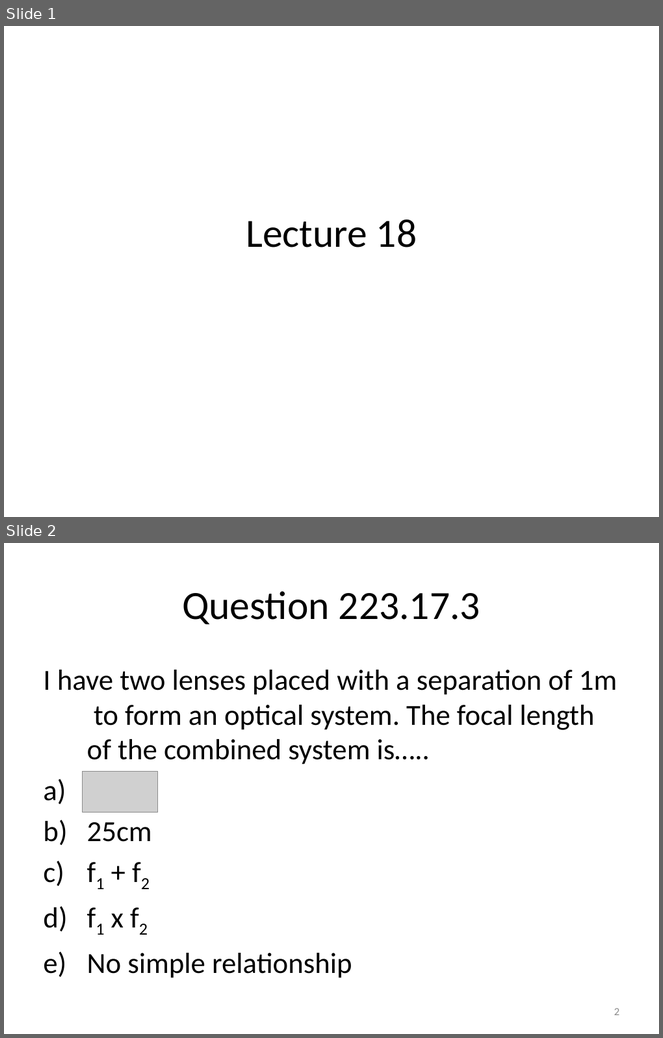
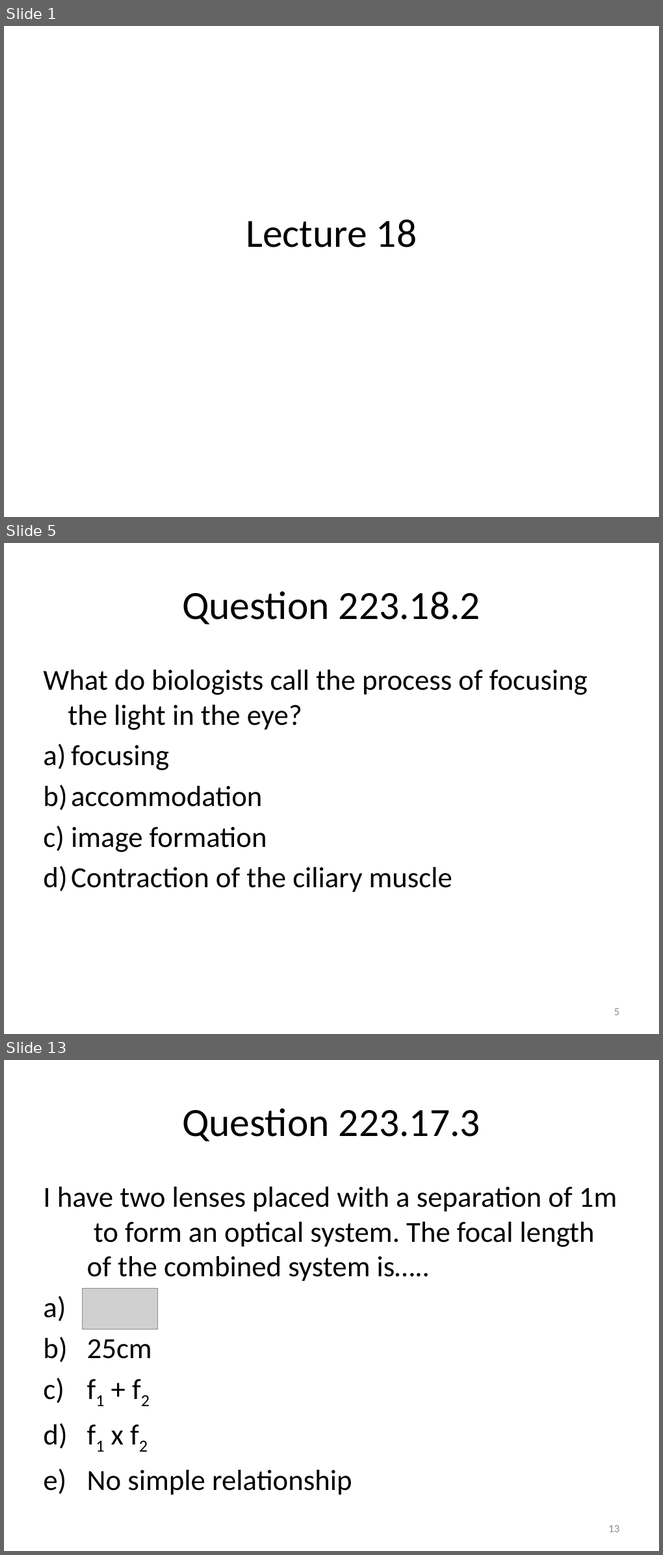
Before and after one commit to rtlines/Introductory-Physics-II, a slide deck: Lecture_Slides/PH 123 Lecture 18.pptx. Shown one above the other, each under a label of ours: slides 1 and 2 before the commit, slides 1, 5 and 13 after it; the slides between them are not shown. The pictures are 663x1038 and 663x1555 pixels, drawn with LibreOffice and Linux fonts; fonts in the diff are those of the drawing; grey boxes stand for pictures. Boxes give left, top, right and bottom in pixels: in the first picture for what was removed or moved away, otherwise in the second. Text is boxed around its words. In the diff, an @@ line names an element or a change of style, - is before the commit and + after.

```diff
--- a/Lecture_Slides/PH 123 Lecture 18.pptx
+++ b/Lecture_Slides/PH 123 Lecture 18.pptx
@@ slide 5 added at (x1=4, y1=543, x2=659, y2=1034), background #FFFFFF @@
@@ title added at (x1=182, y1=591, x2=480, y2=624), 44 pt, text #000000 @@
+Question 223.18.2
@@ text added at (x1=43, y1=670, x2=588, y2=893), 32 pt, text #000000 @@
+What do biologists call the process of focusing the light in the eye?
+a) focusing
+b) accommodation
+c) image formation
+d) Contraction of the ciliary muscle
@@ page number added at (x1=614, y1=1008, x2=620, y2=1016), 12 pt, text #8C8C8C @@
+5
@@ what was slide 2 is now slide 13 @@
@@ page number at (x1=608, y1=1525, x2=620, y2=1533): text changed @@
-2
+13
```
Also in this commit, not shown: 1 slide changed, 11 other slides added, 30 other files.
